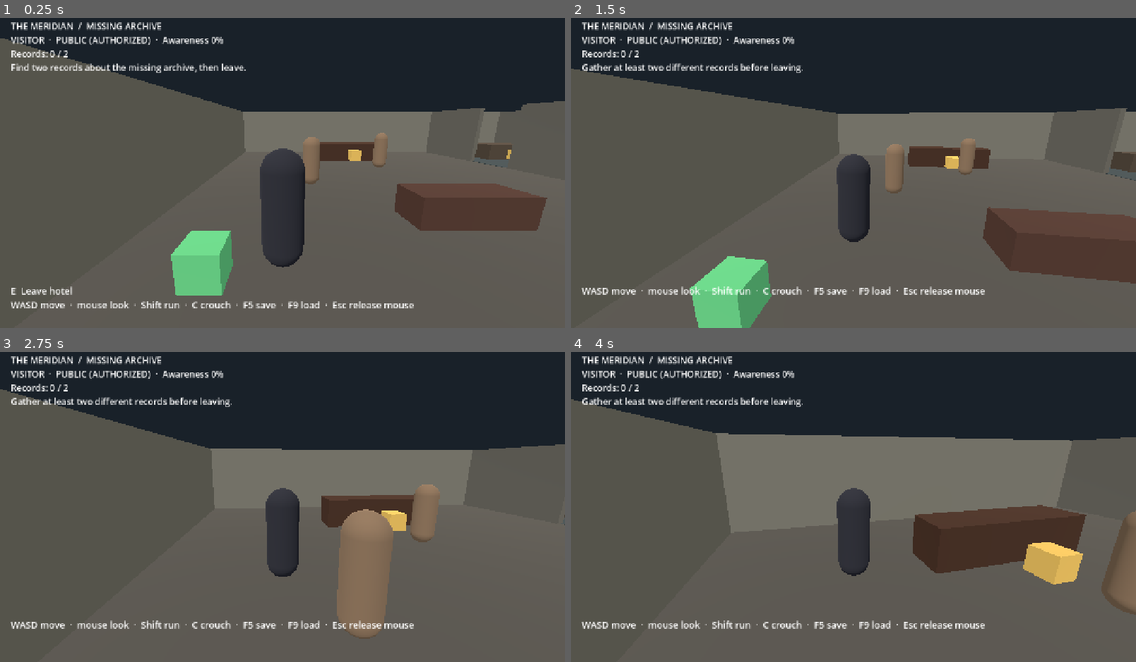
Above: before the commit, frames 1-4 (two rows, left to right).
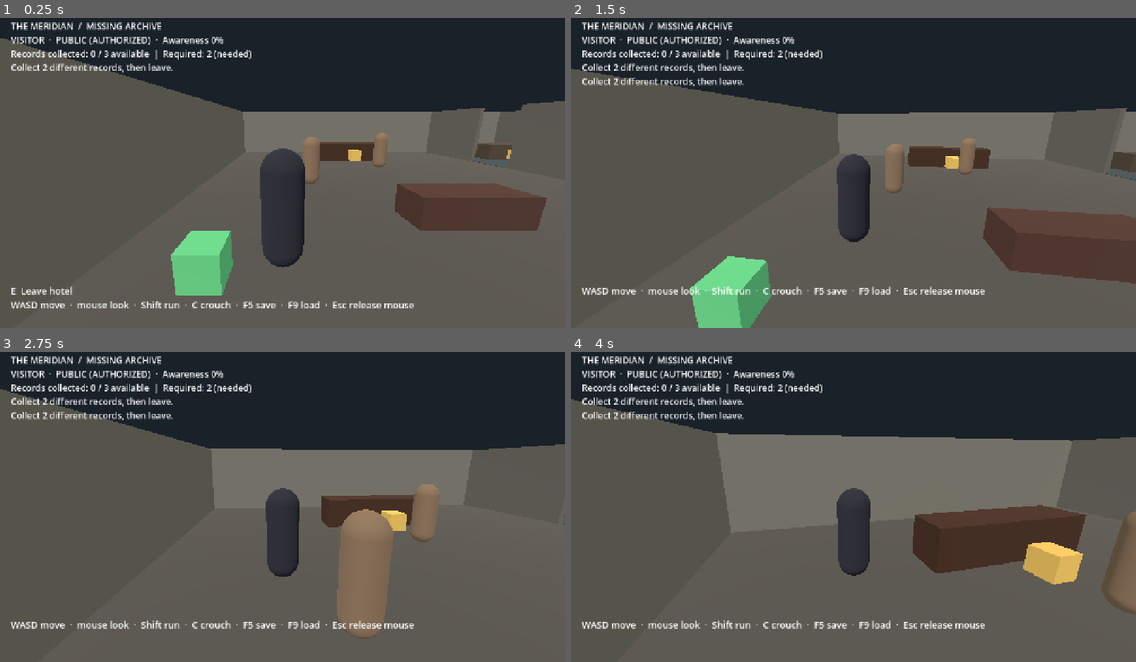
Above: after the commit, the same moments.

Repository: CoolgamerProXD/Stealty-Assasin-redesigned-computing-machine-Beta
Game: Godot game, scene res://scenes/hotel.tscn
Two runs of this game, one before a commit and one after it. Both use one fixed random seed, a clock stepped at 60 frames per second and the inputs below.
Inputs (mouse positions are in pixels of both pictures, inside the frame that each line leads up to):
- Up to frame 1 (0.25 s): no input
- Up to frame 2 (1.5 s): move the mouse to (881, 166) at 0.52 s; hold C (crouch) 0.53-1.28 s; hold W (move_forward) from 0.53 s (still down); tap E (interact) at 0.8, 1.35 s; move the mouse to (825, 169) at 1.27 s
- Up to frame 3 (2.75 s): keep holding W (move_forward); tap Shift (sprint) at 1.55 s; move the mouse to (293, 497) at 2.02 s; hold Shift (sprint) from 2.03 s (still down); tap C (crouch) at 2.3 s
- Up to frame 4 (4 s): keep holding W (move_forward); move the mouse to (847, 507) at 2.77 s; release Shift (sprint) at 2.78 s; tap C (crouch) at 2.85 s; tap E (interact) at 3.05 s; move the mouse to (893, 507) at 3.52 s; hold E (interact) from 3.53 s (still down); tap Shift (sprint) at 3.8 s

The runs differ from the first frame. In frame 1, 1.1% of the frame differs, in the area x 2-45%, y 10-18%; in frame 2, 1.4%; in frame 3, 1.4%; in frame 4, 1.4%, in the area x 1-45%, y 10-23%.

Commit message:
Stabilize mission record tracking and audit prototype
Co-authored-by: arena-agent <297053741+arena-agent@users.noreply.github.com>

Diff:
--- /dev/null
+++ b/resources/meridian_mission.json
@@ -0,0 +1,8 @@
+{
+  "required_records": 2,
+  "records": [
+    {"id": "ledger", "label": "Read guest ledger", "position": [-5, 0, -3.6], "message": "Ledger: a courier checked in under a false name."},
+    {"id": "memo", "label": "Read staff memo", "position": [4.5, 0, -4], "message": "Memo: the archive was moved before the night shift."},
+    {"id": "archive", "label": "Inspect archive terminal", "position": [9.5, 0, -4], "message": "Terminal: a manager authorized the transfer."}
+  ]
+}
--- a/scripts/inventory/inventory.gd
+++ b/scripts/inventory/inventory.gd
@@ -12,3 +12,8 @@
 
 func has_item(item_id: String) -> bool:
  return items.has(item_id)
+
+func clear() -> void:
+ if items.is_empty(): return
+ items.clear()
+ changed.emit()
--- a/scripts/missions/mission.gd
+++ b/scripts/missions/mission.gd
@@ -2,16 +2,60 @@
 extends RefCounted
 signal changed
 signal completed
+
+# Records and the objective threshold are configured together and validated before use.
+var available_records: Array[Dictionary] = []
+var required_records: int = 0
 var clues: Array[String] = []
 var extracted: bool = false
+var configured: bool = false
 
-func record_clue(id: String) -> void:
- if id.is_empty() or clues.has(id): return
+func configure(data: Variant) -> bool:
+ configured = false
+ available_records.clear()
+ required_records = 0
+ clues.clear()
+ extracted = false
+ if not data is Dictionary: return false
+ var raw_records: Variant = data.get("records")
+ var raw_required: Variant = data.get("required_records")
+ if not raw_records is Array or raw_records.is_empty(): return false
+ if not (raw_required is int or raw_required is float): return false
+ var threshold := float(raw_required)
+ if not is_finite(threshold) or threshold != floorf(threshold) or threshold < 1.0 or threshold > raw_records.size(): return false
+ var seen: Array[String] = []
+ var checked: Array[Dictionary] = []
+ for record: Variant in raw_records:
+  if not record is Dictionary: return false
+  var id: Variant = record.get("id")
+  var label: Variant = record.get("label")
+  var text: Variant = record.get("message")
+  var point: Variant = record.get("position")
+  if not id is String or id.strip_edges().is_empty() or id != id.strip_edges() or seen.has(id): return false
+  if not label is String or label.strip_edges().is_empty() or not text is String: return false
+  if not point is Array or point.size() != 3: return false
+  for component: Variant in point:
+   if not (component is int or component is float) or not is_finite(float(component)): return false
+  seen.append(id)
+  checked.append(record.duplicate(true))
+ available_records = checked
+ required_records = int(threshold)
+ configured = true
+ return true
+
+func has_record(id: String) -> bool:
+ for record: Dictionary in available_records:
+  if record["id"] == id: return true
+ return false
+
+func record_clue(id: String) -> bool:
+ if not configured or not has_record(id) or clues.has(id): return false
  clues.append(id)
  changed.emit()
+ return true
 
 func can_extract() -> bool:
- return clues.size() >= 2
+ return configured and clues.size() >= required_records
 
 func extract() -> bool:
  if extracted or not can_extract(): return false
@@ -19,3 +63,14 @@
  changed.emit()
  completed.emit()
  return true
+
+func progress_text() -> String:
+ if not configured: return "Mission configuration error"
+ var status := "complete" if can_extract() else "needed"
+ return "Records collected: %d / %d available  |  Required: %d (%s)" % [clues.size(), available_records.size(), required_records, status]
+
+func objective_text() -> String:
+ if not configured: return "Mission unavailable: invalid record configuration."
+ if extracted: return "Investigation complete."
+ if can_extract(): return "Evidence secured. Return to the exit."
+ return "Collect %d different records, then leave." % required_records
--- a/scripts/npc/npc_memory.gd
+++ b/scripts/npc/npc_memory.gd
@@ -8,6 +8,9 @@
  observations.append({"kind": kind, "position": position, "importance": importance, "age": 0.0, "source": "direct"})
 
 func tick(delta: float) -> void:
- for observation: Dictionary in observations:
+ # Expire in place rather than allocating a filtered array every physics frame.
+ for index: int in range(observations.size() - 1, -1, -1):
+  var observation: Dictionary = observations[index]
   observation["age"] = float(observation["age"]) + delta
- observations = observations.filter(func(entry: Dictionary) -> bool: return float(entry["age"]) < retention_seconds * maxf(0.1, float(entry["importance"])))
+  if float(observation["age"]) >= retention_seconds * maxf(0.1, float(observation["importance"])):
+   observations.remove_at(index)
--- a/scripts/save/session_snapshot.gd
+++ b/scripts/save/session_snapshot.gd
@@ -1,7 +1,6 @@
 class_name SessionSnapshot
 extends RefCounted
 ## Persistence for the current greybox mission. Unknown or malformed values are ignored.
-const KNOWN_CLUES := ["ledger", "memo", "archive"]
 const KNOWN_ROLES := ["visitor", "staff"]
 
 static func capture(player: HotelPlayer, mission: Mission) -> Dictionary:
@@ -17,14 +16,14 @@
  var role: Variant = data.get("role", "visitor")
  player.set_disguise(role if role is String and role in KNOWN_ROLES else "visitor")
  var clues: Array[String] = []
+ player.inventory.clear()
  var raw_clues: Variant = data.get("clues", [])
  if raw_clues is Array:
   for clue: Variant in raw_clues:
-   if clue is String and clue in KNOWN_CLUES and not clues.has(clue): clues.append(clue)
+   if clue is String and mission.has_record(clue) and not clues.has(clue) and player.inventory.add(clue):
+    clues.append(clue)
  mission.clues = clues
  mission.extracted = data.get("extracted", false) == true and mission.can_extract()
- player.inventory.items.clear()
- for clue: String in clues: player.inventory.add(clue)
  for object: Interactable in objects:
   if object.kind == "clue": object.used = clues.has(object.identifier)
   elif object.kind == "disguise": object.used = player.role == "staff"
@@ -34,7 +33,7 @@
  if position_data is Array and position_data.size() == 3:
   if _number(position_data[0]) and _number(position_data[1]) and _number(position_data[2]):
    var p := Vector3(float(position_data[0]), float(position_data[1]), float(position_data[2]))
-   if p.is_finite() and absf(p.x) <= 11.0 and p.y >= 0.0 and p.y <= 3.0 and absf(p.z) <= 7.0:
+   if HotelLayout.is_safe_player_position(p):
     player.global_position = p
     player.velocity = Vector3.ZERO
  mission.changed.emit()
--- a/scripts/world/hotel.gd
+++ b/scripts/world/hotel.gd
@@ -1,18 +1,29 @@
 extends Node3D
 ## Original greybox: The Meridian Hotel, after a missing archive incident.
-const SAVE_PATH: String = "user://meridian_save.json"
+var save_path: String = "user://meridian_save.json"
 var player: HotelPlayer
 var mission: Mission = Mission.new()
 var interactables: Array[Interactable] = []
 var npcs: Array[HotelNpc] = []
 var hud: Label
 var prompt: Label
-var message: String = "Find two records about the missing archive, then leave."
-var message_timer: float = 0.0
+var message: String = ""
 
 func _ready() -> void:
+ var mission_data: Variant = JSON.parse_string(FileAccess.get_file_as_string("res://resources/meridian_mission.json"))
+ if not mission.configure(mission_data):
+  push_error("Invalid or missing Meridian mission configuration")
  _build_environment()
  _build_player()
+ if mission.configured and mission.required_records > player.inventory.capacity:
+  push_error("Mission requires more records than the inventory can hold")
+  mission.configure(null)
+ if mission.configured:
+  for record: Dictionary in mission.available_records:
+   if not HotelLayout.is_safe_player_position(_vector(record["position"])):
+    push_error("Mission record is outside the playable floor or inside a partition")
+    mission.configure(null)
+    break
  _build_npcs()
  _build_interactions()
  _build_ui()
@@ -121,9 +132,8 @@
  interactables.append(object)
 
 func _build_interactions() -> void:
- _add_interactable(Vector3(-5, 0, -3.6), "Read guest ledger", "clue", "ledger", Color(0.9, 0.72, 0.34))
- _add_interactable(Vector3(4.5, 0, -4), "Read staff memo", "clue", "memo", Color(0.9, 0.72, 0.34))
- _add_interactable(Vector3(9.5, 0, -4), "Inspect archive terminal", "clue", "archive", Color(0.9, 0.72, 0.34))
+ for record: Dictionary in mission.available_records:
+  _add_interactable(_vector(record["position"]), record["label"], "clue", record["id"], Color(0.9, 0.72, 0.34))
  _add_interactable(Vector3(-1, 0, 5.5), "Change into staff uniform", "disguise", "staff", Color(0.3, 0.6, 0.85))
  _add_interactable(Vector3(-10, 0, 5.5), "Leave hotel", "extract", "exit", Color(0.4, 0.8, 0.5))
 
@@ -159,32 +169,35 @@
 func _on_interaction(object: Interactable) -> void:
  match object.kind:
   "clue":
-   mission.record_clue(object.identifier)
-   player.inventory.add(object.identifier)
+   if not mission.has_record(object.identifier) or mission.clues.has(object.identifier): return
+   if not player.inventory.has_item(object.identifier) and not player.inventory.add(object.identifier):
+    message = "Inventory full. The record was not collected."
+    return
+   if not mission.record_clue(object.identifier): return
    object.used = true
    object.visible = false
-   match object.identifier:
-    "ledger": message = "Ledger: a courier checked in under a false name."
-    "memo": message = "Memo: the archive was moved before the night shift."
-    "archive": message = "Terminal: a manager authorized the transfer."
+   for record: Dictionary in mission.available_records:
+    if record["id"] == object.identifier:
+     message = record["message"]
+     break
   "disguise":
    player.set_disguise("staff")
    object.used = true
    object.visible = false
    message = "Staff uniform acquired. Staff area access granted; secure area remains restricted."
   "extract":
-   if mission.extract(): message = "INVESTIGATION COMPLETE — you left with the evidence."
-   else: message = "Gather at least two different records before leaving."
- message_timer = 7.0
+   if mission.extracted: message = "Investigation already complete."
+   elif mission.extract(): message = "INVESTIGATION COMPLETE — you left with the evidence."
+   else: message = mission.objective_text()
 
 func _unhandled_input(event: InputEvent) -> void:
  if event.is_action_pressed("save_game"):
-  if SaveStore.write(SAVE_PATH, SessionSnapshot.capture(player, mission)):
+  if SaveStore.write(save_path, SessionSnapshot.capture(player, mission)):
    message = "Progress saved."
   else:
    message = "Save failed. Check storage permissions."
  elif event.is_action_pressed("load_game"):
-  var data := SaveStore.read(SAVE_PATH)
+  var data := SaveStore.read(save_path)
   if data.is_empty():
    message = "No valid compatible save found."
   else:
@@ -192,13 +205,12 @@
    message = "Progress loaded. NPCs continue their current routines."
 
 
-func _process(delta: float) -> void:
+func _process(_delta: float) -> void:
  if player == null or hud == null: return
- message_timer = maxf(0.0, message_timer - delta)
  var area := AccessRules.area_at(player.global_position)
  var access := "AUTHORIZED" if AccessRules.can_enter(player.role, area) else "RESTRICTED"
  var highest := 0.0
  for npc: HotelNpc in npcs: highest = maxf(highest, npc.suspicion)
- hud.text = "THE MERIDIAN  /  MISSING ARCHIVE\n%s  ·  %s (%s)  ·  Awareness %.0f%%\nRecords: %d / 2\n%s" % [player.role.to_upper(), area.to_upper(), access, highest, mission.clues.size(), message]
+ hud.text = "THE MERIDIAN  /  MISSING ARCHIVE\n%s  ·  %s (%s)  ·  Awareness %.0f%%\n%s\n%s\n%s" % [player.role.to_upper(), area.to_upper(), access, highest, mission.progress_text(), mission.objective_text(), message]
  var nearest := _nearest()
  prompt.text = ("E  " + nearest.label + "\n" if nearest else "") + "WASD move  ·  mouse look  ·  Shift run  ·  C crouch  ·  F5 save  ·  F9 load  ·  Esc release mouse"
--- a/scripts/world/hotel_layout.gd
+++ b/scripts/world/hotel_layout.gd
@@ -20,3 +20,11 @@
    # Counter-clockwise when viewed from above; normals point upward.
    mesh.add_polygon(PackedInt32Array([a, a + width, a + width + 1, a + 1]))
  return mesh
+
+static func is_safe_player_position(point: Vector3) -> bool:
+ if not point.is_finite() or absf(point.x) > 11.0 or point.y < 0.0 or point.y > 3.0 or absf(point.z) > 7.0:
+  return false
+ for boundary: float in [2.0, 7.0]:
+  if absf(point.x - boundary) < 0.44 and not (absf(point.z) >= 2.35 and absf(point.z) <= 3.65):
+   return false
+ return true
--- a/tests/run_tests.gd
+++ b/tests/run_tests.gd
@@ -25,11 +25,24 @@
  check(bag.add("ledger") and bag.has_item("ledger"), "inventory stores item")
  check(not bag.add("ledger") and not bag.add("memo"), "inventory rejects duplicate and overflow")
  var mission := Mission.new()
- mission.record_clue("ledger")
- mission.record_clue("ledger")
- check(not mission.extract(), "duplicate clue cannot unlock extraction")
- mission.record_clue("memo")
- check(mission.extract() and mission.extracted and not mission.extract(), "two clues unlock one extraction")
+ var definition: Variant = JSON.parse_string(FileAccess.get_file_as_string("res://resources/meridian_mission.json"))
+ check(not mission.configure(null) and not mission.can_extract(), "missing mission configuration fails closed")
+ check(not mission.configure({"records": [], "required_records": 2}), "empty mission configuration rejected")
+ var invalid: Dictionary = definition.duplicate(true)
+ invalid["records"][1]["id"] = invalid["records"][0]["id"]
+ check(not mission.configure(invalid), "duplicate configured IDs rejected")
+ invalid = definition.duplicate(true)
+ invalid["required_records"] = 4
+ check(not mission.configure(invalid), "impossible requirement rejected")
+ invalid = definition.duplicate(true)
+ invalid["records"][0]["position"] = [0, "invalid", 0]
+ check(not mission.configure(invalid), "invalid record position rejected")
+ check(mission.configure(definition) and mission.available_records.size() == 3 and mission.required_records == 2, "mission config defines three records and requires two")
+ check(not mission.record_clue("unknown"), "unconfigured record rejected")
+ check(mission.record_clue("ledger") and not mission.record_clue("ledger"), "duplicate clue cannot be recorded")
+ check(not mission.extract(), "one unique clue cannot unlock extraction")
+ check(mission.record_clue("memo") and mission.extract() and mission.extracted and not mission.extract(), "two clues unlock one extraction")
+ check(mission.record_clue("archive") and mission.progress_text().contains("3 / 3") and mission.progress_text().contains("Required: 2"), "progress distinguishes available and required after third clue")
  var memory := NpcMemory.new()
  memory.retention_seconds = 2.0
  memory.observe("trespass", Vector3.ONE)
@@ -37,7 +50,7 @@
  check(memory.observations.size() == 1 and memory.observations[0]["source"] == "direct", "memory retains direct observation")
  memory.tick(1.1)
  check(memory.observations.is_empty(), "memory expires")
- var save_path := "user://test_save.json"
+ var save_path := "user://assassin_test_store_%d.json" % Time.get_ticks_usec()
  for suffix: String in ["", ".bak", ".tmp"]:
   if FileAccess.file_exists(save_path + suffix): DirAccess.remove_absolute(ProjectSettings.globalize_path(save_path + suffix))
  check(SaveStore.write(save_path, {"clues": ["ledger"]}), "write versioned save")
@@ -52,6 +65,10 @@
  corrupt.store_string("not json")
  corrupt.close()
  check(SaveStore.read(save_path).get("clues", []) == ["ledger"], "writing after corruption preserves good backup")
+ var incompatible := FileAccess.open(save_path + ".bak", FileAccess.WRITE)
+ incompatible.store_string(JSON.stringify({"version": 999, "data": {"clues": ["memo"]}}))
+ incompatible.close()
+ check(SaveStore.read(save_path).is_empty(), "unsupported save version is rejected")
  for suffix: String in ["", ".bak", ".tmp"]:
   if FileAccess.file_exists(save_path + suffix): DirAccess.remove_absolute(ProjectSettings.globalize_path(save_path + suffix))
  check(SaveStore.read(save_path).is_empty(), "missing save handled")
@@ -63,10 +80,23 @@
  var player: HotelPlayer = world.get("player")
  var npcs: Array[HotelNpc] = world.get("npcs")
  check(player != null and npcs.size() == 3, "hotel creates player and three scheduled NPCs")
+ var spawned: Array[Interactable] = world.get("interactables")
+ var spawned_ids: Array[String] = []
+ for obj: Interactable in spawned:
+  if obj.kind == "clue": spawned_ids.append(obj.identifier)
+ var world_mission: Mission = world.get("mission")
+ check(spawned_ids.size() == world_mission.available_records.size() and spawned_ids.size() == 3, "every configured record spawns exactly once")
+ check(spawned_ids.has("ledger") and spawned_ids.has("memo") and spawned_ids.has("archive"), "all unique configured records spawn")
  var npc: HotelNpc = npcs[0]
  var npc_start := npc.global_position
  await create_timer(2.5).timeout
  check(npc.global_position.distance_to(npc_start) > 0.2, "scheduled NPC navigates toward its destination")
+ var navmap: RID = player.get_world_3d().get_navigation_map()
+ var records_on_navmesh := true
+ for obj: Interactable in spawned:
+  if obj.kind == "clue" and NavigationServer3D.map_get_closest_point(navmap, obj.global_position).distance_to(obj.global_position) > 0.5:
+   records_on_navmesh = false
+ check(records_on_navmesh, "all record markers are on the navigation mesh")
  npc.facing = Vector3.FORWARD
  check(npc.can_see(npc.global_position + Vector3.FORWARD * 3.0), "NPC sees in field of view")
  check(not npc.can_see(npc.global_position + Vector3.BACK * 3.0), "NPC cannot see behind")
@@ -79,14 +109,46 @@
  check(npc.state == "returning", "investigation returns to routine")
  player.set_disguise("staff")
  check(player.role == "staff" and AccessRules.can_enter(player.role, "staff"), "disguise changes access")
+ for existing: HotelNpc in npcs:
+  existing.set_physics_process(false)
+  existing.collision_layer = 0
  # Exercise real player physics and input, away from walls and interactables.
- player.global_position = Vector3(-8, 0.1, 0)
+ player.global_position = Vector3(-10, 0.1, 0)
  await physics_frame
  var start := player.global_position
  Input.action_press("move_forward")
  await create_timer(0.6).timeout
  Input.action_release("move_forward")
- check(player.global_position.distance_to(start) > 0.3, "input moves player through physics")
+ var walk_distance: float = player.global_position.distance_to(start)
+ check(walk_distance > 0.3, "input moves player through physics")
+ player.global_position = Vector3(-10, 0.1, 0)
+ player.velocity = Vector3.ZERO
+ await physics_frame
+ start = player.global_position
+ Input.action_press("sprint")
+ Input.action_press("move_forward")
+ await create_timer(0.6).timeout
+ Input.action_release("move_forward")
+ Input.action_release("sprint")
+ var run_distance: float = player.global_position.distance_to(start)
+ player.global_position = Vector3(-10, 0.1, 0)
+ player.velocity = Vector3.ZERO
+ await physics_frame
+ start = player.global_position
+ Input.action_press("crouch")
+ Input.action_press("move_forward")
+ await create_timer(0.6).timeout
+ Input.action_release("move_forward")
+ Input.action_release("crouch")
+ var crouch_distance: float = player.global_position.distance_to(start)
+ check(run_distance > walk_distance and walk_distance > crouch_distance, "run and crouch change movement speed")
+ player.global_position = Vector3(1, 0.1, 0)
+ player.velocity = Vector3.ZERO
+ await physics_frame
+ Input.action_press("move_right")
+ await create_timer(0.8).timeout
+ Input.action_release("move_right")
+ check(player.global_position.x < 1.75, "player collides with partition")
  var map: RID = player.get_world_3d().get_navigation_map()
  var route: PackedVector3Array = NavigationServer3D.map_get_path(map, Vector3(0, 0, 0), Vector3(4, 0, 0), true)
  var detours: bool = false
@@ -131,6 +193,10 @@
  blocked_object.queue_free()
  # Exercise the actual interaction signal path and objective progression.
  player.global_position = objects[0].global_position + Vector3(0, 0.1, 0.5)
+ player.inventory.capacity = 0
+ world.call("_interact_nearest")
+ check(not objects[0].used and world_mission.clues.is_empty(), "full inventory does not consume or count record")
+ player.inventory.capacity = 6
  world.call("_interact_nearest")
  var active_mission: Mission = world.get("mission")
  check(active_mission.clues.has("ledger") and player.inventory.has_item("ledger"), "world interaction records clue and item")
@@ -139,15 +205,49 @@
  player.global_position = objects[4].global_position + Vector3(0, 0.1, 0.5)
  world.call("_interact_nearest")
  check(active_mission.extracted, "world interactions complete mission")
+ world.call("_interact_nearest")
+ check(str(world.get("message")).contains("already complete"), "repeat extraction does not show a false requirement")
+ # Exercise the actual world F5/F9 handlers with an isolated, unique save file.
+ var world_save := "user://assassin_test_%d.json" % Time.get_ticks_usec()
+ world.set("save_path", world_save)
+ var save_event := InputEventAction.new()
+ save_event.action = "save_game"
+ save_event.pressed = true
+ world.call("_unhandled_input", save_event)
+ check(FileAccess.file_exists(world_save), "save action writes a mission save")
  var snapshot := SessionSnapshot.capture(player, active_mission)
  active_mission.clues.clear()
  active_mission.extracted = false
  player.set_disguise("visitor")
+ var load_event := InputEventAction.new()
+ load_event.action = "load_game"
+ load_event.pressed = true
+ world.call("_unhandled_input", load_event)
+ check(active_mission.extracted and player.role == "staff", "load action restores saved gameplay state")
  SessionSnapshot.restore(snapshot, player, active_mission, objects)
+ for suffix: String in ["", ".bak", ".tmp"]:
+  if FileAccess.file_exists(world_save + suffix): DirAccess.remove_absolute(ProjectSettings.globalize_path(world_save + suffix))
  check(active_mission.extracted and active_mission.clues.size() == 2 and player.role == "staff", "snapshot restores mission and disguise")
  check(objects[0].used and not objects[0].visible and player.inventory.has_item("ledger"), "snapshot restores world markers and inventory")
  SessionSnapshot.restore({"clues": ["ledger", "ledger", "invalid"], "role": 42, "extracted": true, "position": ["invalid", 0, 0]}, player, active_mission, objects)
  check(active_mission.clues.size() == 1 and not active_mission.extracted and player.role == "visitor", "snapshot safely handles malformed data")
+ var safe_position := player.global_position
+ SessionSnapshot.restore({"position": [2, 0, 0]}, player, active_mission, objects)
+ check(player.global_position == safe_position, "snapshot refuses position inside a wall")
+ player.inventory.capacity = 1
+ SessionSnapshot.restore({"clues": ["ledger", "memo"], "extracted": true}, player, active_mission, objects)
+ check(active_mission.clues.size() == 1 and player.inventory.items.size() == 1 and not active_mission.extracted, "snapshot cannot exceed inventory capacity")
+ player.inventory.capacity = 6
+ player.global_position = objects[1].global_position + Vector3(0, 0.1, 0.5)
+ world.call("_interact_nearest")
+ player.global_position = objects[2].global_position + Vector3(0, 0.1, 0.5)
+ world.call("_interact_nearest")
+ world.call("_process", 0.0)
+ var hud: Label = world.get("hud")
+ check(active_mission.clues.size() == 3 and hud.text.contains("3 / 3") and hud.text.contains("Required: 2"), "HUD reflects collected, available and required records")
+ var before_duplicate: int = active_mission.clues.size()
+ world.call("_on_interaction", objects[2])
+ check(active_mission.clues.size() == before_duplicate, "repeated collection does not duplicate progress")
  world.queue_free()
  await process_frame
  print("RESULT: %d checks, %d failures" % [checks, failures.size()])
Not shown, changed: ARCHITECTURE.md
Not shown, changed: ASSETS.md
Not shown, added: AUDIT.md
Not shown, changed: CHANGELOG.md
Not shown, changed: DEVELOPMENT.md
Not shown, changed: GAMEPLAY.md
Not shown, changed: PERFORMANCE.md
Not shown, changed: TESTING.md
